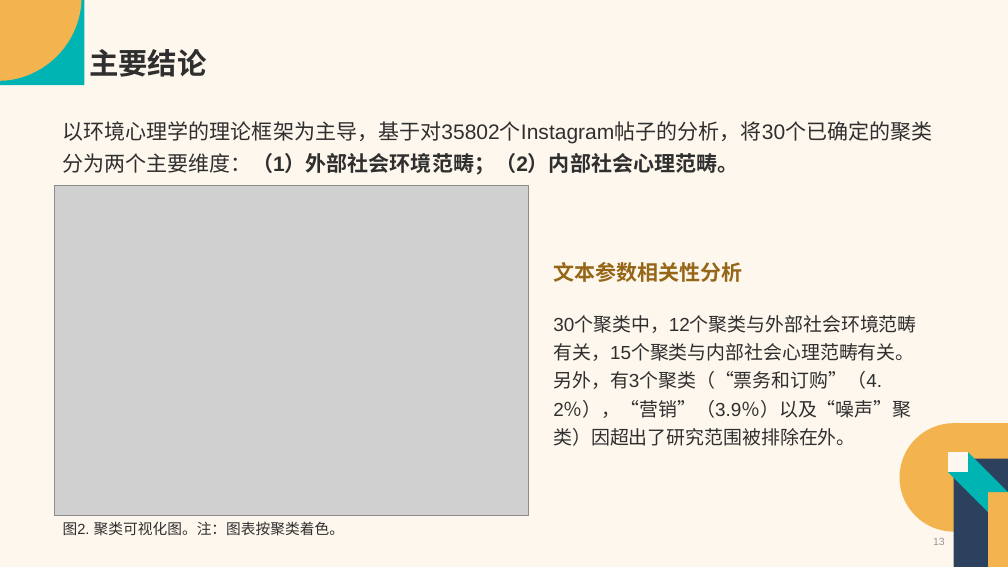
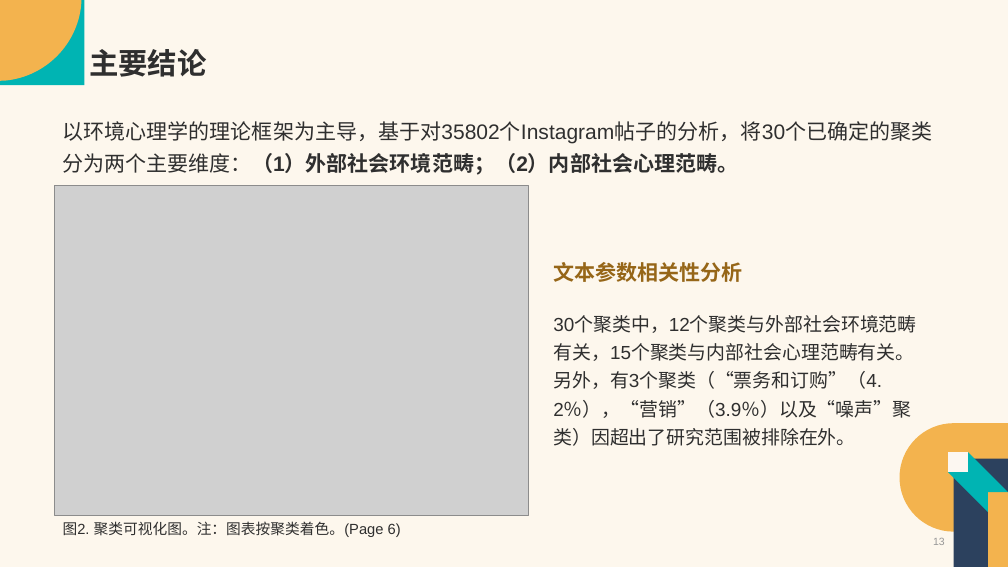
Before and after one commit to Vaelubo/Research, a slide deck: slide 13 of SSCI文章汇报-卢波.pptx. Drawn at 1008x567 pixels with LibreOffice and Linux fonts; fonts in the diff are those of the drawing; grey boxes stand for pictures. Boxes give left, top, right and bottom in pixels: in the first picture for what was removed or moved away, otherwise in the second. Text is boxed around its words. In the diff, an @@ line names an element or a change of style, - is before the commit and + after.

```diff
--- a/SSCI文章汇报-卢波.pptx
+++ b/SSCI文章汇报-卢波.pptx
@@ text at (63, 521, 401, 537): text changed @@
-图2. 聚类可视化图。注：图表按聚类着色。
+图2. 聚类可视化图。注：图表按聚类着色。(Page 6)
```
Also in this commit, not shown: 11 other slides changed, 3 slides added, 1 other file.
